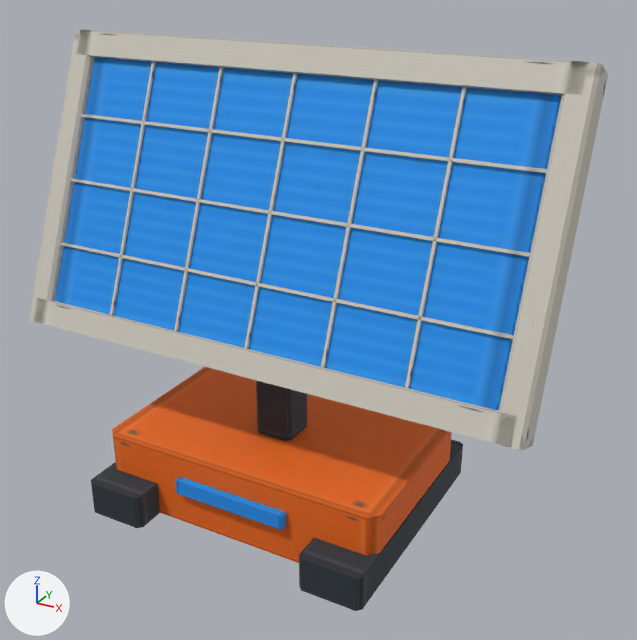
Two versions of the glTF model client/public/assets/models/solar_panel.glb, one commit apart.
Both versions are drawn from a 50 mm lens placed at (1.63, -2.66, 2.14), pointed at (0.15, 0.03, 0.8). The lights are fixed; the arrows at lower left show +X, +Y and +Z. The picture after the commit comes second. Where no turn or scale is listed for an object, it has been applied to the vertices. Vertices at exactly the same position are counted once.

In view in the first picture: 'base', 'battery_indicator', 'cell_divider', 'cell_divider.001', 'cell_divider.002', 'cell_divider.003', 'cell_divider.004', 'cell_divider.005', 'cell_divider.006', 'cell_divider.007', 'foot', 'foot.001', 'frame_bottom', 'frame_left', 'frame_right', 'frame_top', 'mast', 'panel'.
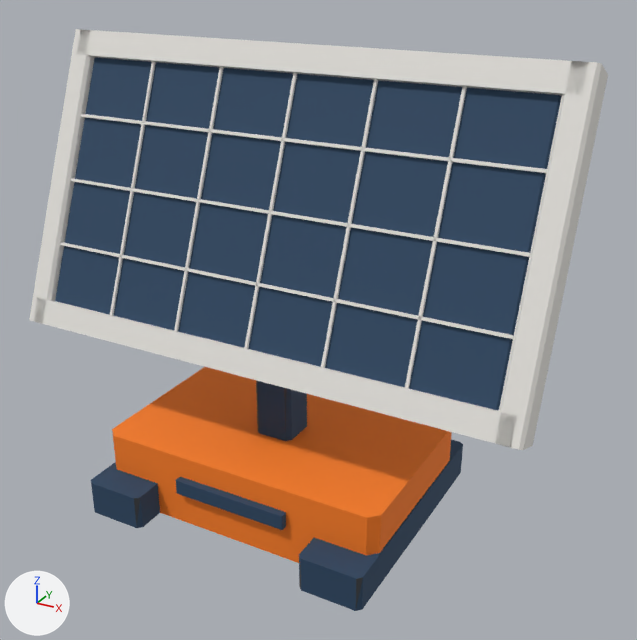
What differs and where, as boxes [x1, y1, x2, y2] in the pictures (637 x 640 px):
'panel', recoloured, surface changed (blue to dark blue): [55, 57, 562, 410] in both
'base', recoloured, surface changed: [112, 367, 452, 563] in both
'frame_top', recoloured: [77, 29, 589, 96] in both
'frame_right', recoloured: [495, 61, 608, 450] in both
'frame_bottom', recoloured: [34, 298, 517, 447] in both
'frame_left', recoloured: [29, 29, 94, 324] in both
'battery_indicator', recoloured, surface changed (blue to dark blue): [176, 477, 286, 530] in both
'cell_divider.007', recoloured: [81, 114, 547, 173] in both
'cell_divider.006', recoloured: [71, 178, 530, 257] in both
'cell_divider.005', recoloured: [60, 242, 514, 339] in both
'cell_divider.004', recoloured: [405, 86, 467, 389] in both
'cell_divider.003', recoloured: [321, 79, 378, 368] in both
'cell_divider.002', recoloured: [244, 73, 297, 349] in both
'cell_divider.001', recoloured: [174, 67, 224, 332] in both
'cell_divider', recoloured: [110, 61, 156, 316] in both
part 3 of me_mesh_15, recoloured: [91, 462, 160, 528] in both
part 4 of me_mesh_16, recoloured: [299, 440, 463, 611] in both
part 5 of me_mesh_16, recoloured: [299, 539, 363, 607] in both

What changed in the scene script:
```text
Change me_mesh_0:
    where me_mesh_0.from_pydata(...)  # 16 vertices, 28 faces; spans x -0.6..0.6, y -0.375..0.375, z 0.0..0.3
    remove me_mesh_0.materials.append(mat_material_0)  # picture img_image_0
    me_mesh_0 part 1: texture (UV) coordinates changed
    add me_mesh_0.materials.append(mat_accent)  # orange #ff8121
Change me_mesh_2:
    where me_mesh_2.from_pydata(...)  # 16 vertices, 28 faces; spans x -0.95..0.95, y -0.24..0.24, z 0.69..1.71
    remove me_mesh_2.materials.append(mat_material_0)  # picture img_image_0
    me_mesh_2 part 2: texture (UV) coordinates changed
    add me_mesh_2.materials.append(mat_solarcells)  # dark blue #2c4865
Change me_mesh_3:
    where me_mesh_3.from_pydata(...)  # 16 vertices, 28 faces; spans x -1.02..1.02, y 0.12..0.29, z 1.64..1.78
    remove me_mesh_3.materials.append(mat_material_0)  # picture img_image_0
    add me_mesh_3.materials.append(mat_shell)  # white #eae7e2
Change me_mesh_4:
    where me_mesh_4.from_pydata(...)  # 16 vertices, 28 faces; spans x -1.02..1.02, y -0.29..-0.12, z 0.62..0.76
    remove me_mesh_4.materials.append(mat_material_0)  # picture img_image_0
    add me_mesh_4.materials.append(mat_shell)  # white #eae7e2
Change me_mesh_5:
    where me_mesh_5.from_pydata(...)  # 16 vertices, 28 faces; spans x -1.05..-0.95, y -0.294..0.294, z 0.616..1.784
    remove me_mesh_5.materials.append(mat_material_0)  # picture img_image_0
    add me_mesh_5.materials.append(mat_shell)  # white #eae7e2
Change me_mesh_6:
    where me_mesh_6.from_pydata(...)  # 16 vertices, 28 faces; spans x 0.95..1.05, y -0.294..0.294, z 0.616..1.784
    remove me_mesh_6.materials.append(mat_material_0)  # picture img_image_0
    add me_mesh_6.materials.append(mat_shell)  # white #eae7e2
Change me_mesh_7:
    where me_mesh_7.from_pydata(...)  # 16 vertices, 28 faces; spans x -0.639..-0.627, y -0.255..0.149, z 0.732..1.71
    remove me_mesh_7.materials.append(mat_material_0)  # picture img_image_0
    add me_mesh_7.materials.append(mat_shell)  # white #eae7e2
Change me_mesh_8:
    where me_mesh_8.from_pydata(...)  # 16 vertices, 28 faces; spans x -0.323..-0.311, y -0.255..0.149, z 0.732..1.71
    remove me_mesh_8.materials.append(mat_material_0)  # picture img_image_0
    add me_mesh_8.materials.append(mat_shell)  # white #eae7e2
Change me_mesh_9:
    where me_mesh_9.from_pydata(...)  # 16 vertices, 28 faces; spans x -0.006..0.006, y -0.255..0.149, z 0.732..1.71
    remove me_mesh_9.materials.append(mat_material_0)  # picture img_image_0
    add me_mesh_9.materials.append(mat_shell)  # white #eae7e2
Change me_mesh_10:
    where me_mesh_10.from_pydata(...)  # 16 vertices, 28 faces; spans x 0.311..0.323, y -0.255..0.149, z 0.732..1.71
    remove me_mesh_10.materials.append(mat_material_0)  # picture img_image_0
    add me_mesh_10.materials.append(mat_shell)  # white #eae7e2
Change me_mesh_11:
    where me_mesh_11.from_pydata(...)  # 16 vertices, 28 faces; spans x 0.627..0.639, y -0.255..0.149, z 0.732..1.71
    remove me_mesh_11.materials.append(mat_material_0)  # picture img_image_0
    add me_mesh_11.materials.append(mat_shell)  # white #eae7e2
Change me_mesh_12:
    where me_mesh_12.from_pydata(...)  # 16 vertices, 28 faces; spans x -0.95..0.95, y -0.16..-0.14, z 0.97..0.99
    remove me_mesh_12.materials.append(mat_material_0)  # picture img_image_0
    add me_mesh_12.materials.append(mat_shell)  # white #eae7e2
Change me_mesh_13:
    where me_mesh_13.from_pydata(...)  # 16 vertices, 28 faces; spans x -0.95..0.95, y -0.06..-0.05, z 1.21..1.23
    remove me_mesh_13.materials.append(mat_material_0)  # picture img_image_0
    add me_mesh_13.materials.append(mat_shell)  # white #eae7e2
Change me_mesh_14:
    where me_mesh_14.from_pydata(...)  # 16 vertices, 28 faces; spans x -0.95..0.95, y 0.04..0.05, z 1.46..1.47
    remove me_mesh_14.materials.append(mat_material_0)  # picture img_image_0
    add me_mesh_14.materials.append(mat_shell)  # white #eae7e2
Change me_mesh_15:
    where me_mesh_15.from_pydata(...)  # 16 vertices, 28 faces; spans x -0.605..-0.355, y -0.5..0.5, z 0.0..0.14
    me_mesh_15 part 3: 23 faces spanning x -0.605..-0.355, y -0.5..0.5, z 0.0..0.14 switch from mat_material_0 (picture img_image_0) to mat_solarcells (dark blue #2c4865)
    add me_mesh_15.materials.append(mat_dark)  # dark grey #424548
Change me_mesh_16:
    where me_mesh_16.from_pydata(...)  # 16 vertices, 28 faces; spans x 0.355..0.605, y -0.5..0.5, z 0.0..0.14
    me_mesh_16 part 4: 23 faces spanning x 0.355..0.605, y -0.5..0.5, z 0.0..0.14 switch from mat_material_0 (picture img_image_0) to mat_solarcells (dark blue #2c4865)
    me_mesh_16 part 5: 5 faces spanning x 0.355..0.605, y -0.5..0.5, z 0.0..0.14 switch from mat_material_0 (picture img_image_0) to mat_dark (dark grey #424548)
Change me_mesh_17:
    where me_mesh_17.from_pydata(...)  # 16 vertices, 28 faces; spans x -0.24..0.24, y -0.405..-0.375, z 0.15..0.21
    remove me_mesh_17.materials.append(mat_material_0)  # picture img_image_0
    me_mesh_17 part 6: texture (UV) coordinates changed
    add me_mesh_17.materials.append(mat_solarcells)  # dark blue #2c4865
```
